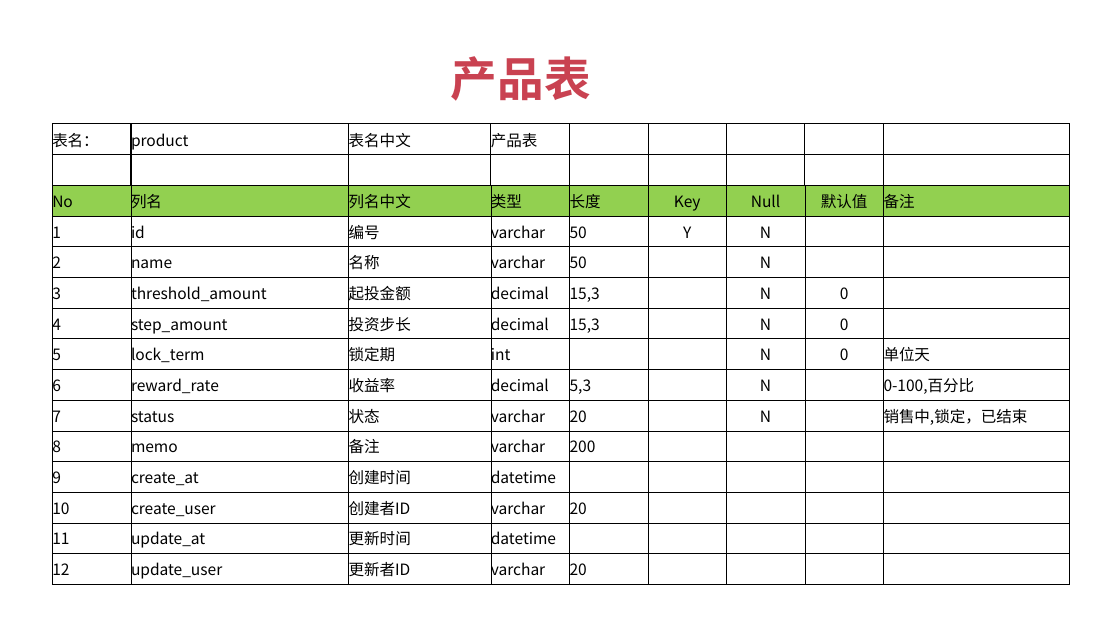
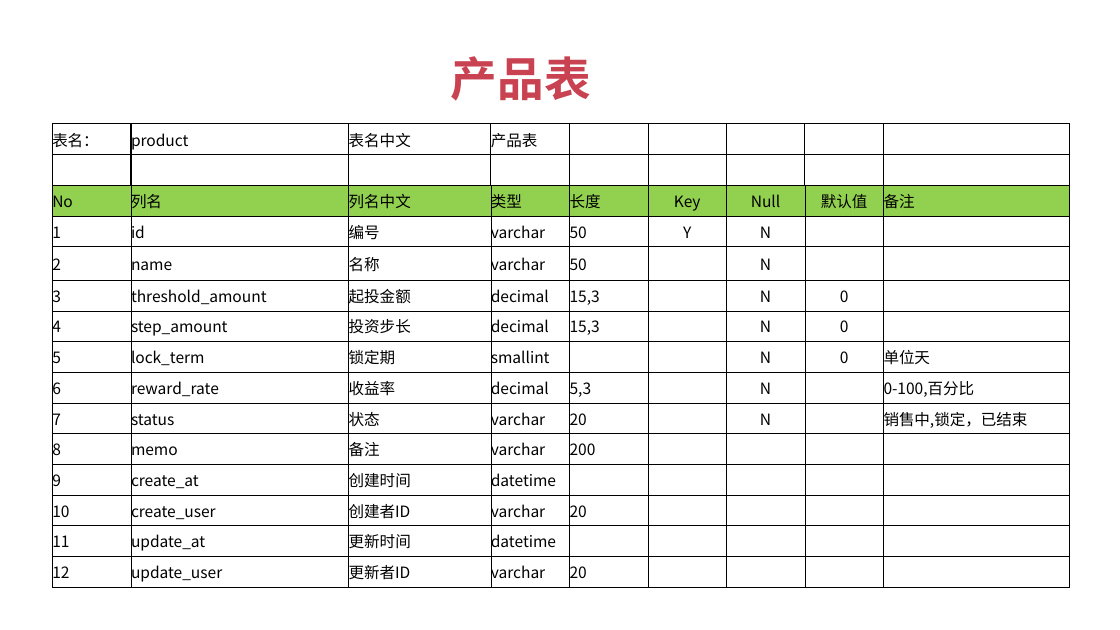
Before and after one commit to 1329555958/financial, a slide deck: slide 28 of 理财平台.pptx (slide 21 before the commit). Drawn at 1120x630 pixels with LibreOffice and Linux fonts; fonts in the diff are those of the drawing. Boxes give left, top, right and bottom in pixels: in the first picture for what was removed or moved away, otherwise in the second. Text is boxed around its words. In the diff, an @@ line names an element or a change of style, - is before the commit and + after.

```diff
--- a/理财平台.pptx
+++ b/理财平台.pptx
@@ table at [53,124,1067,588] @@
-row 8, column 4: int
+row 8, column 4: smallint
```
Also in this commit, not shown: 2 other slides changed, 2 slides added, 1 slide removed.
